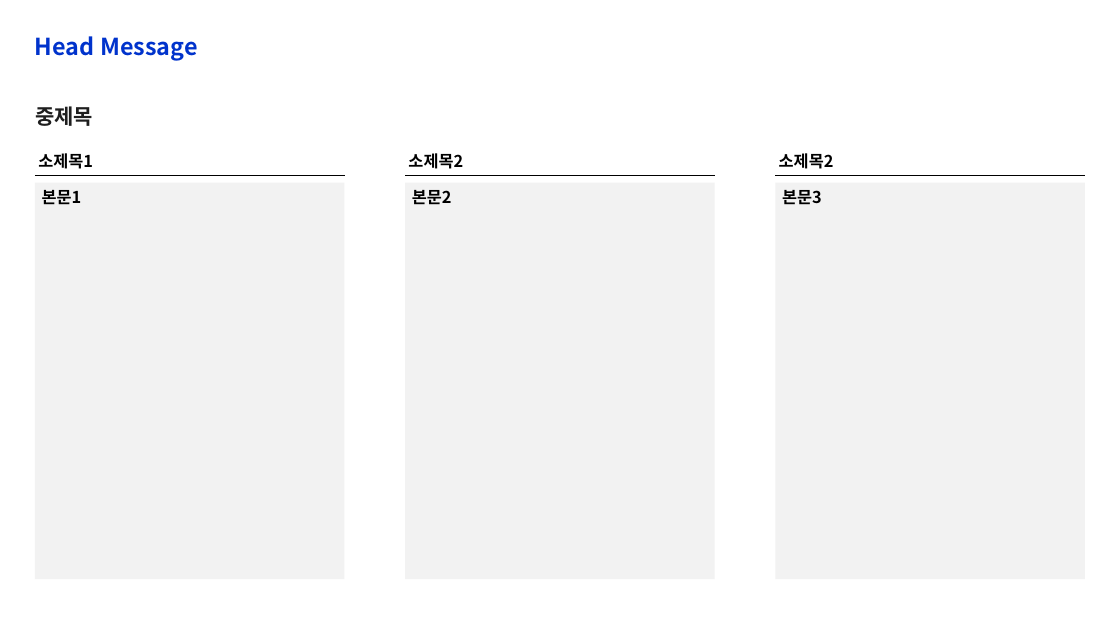
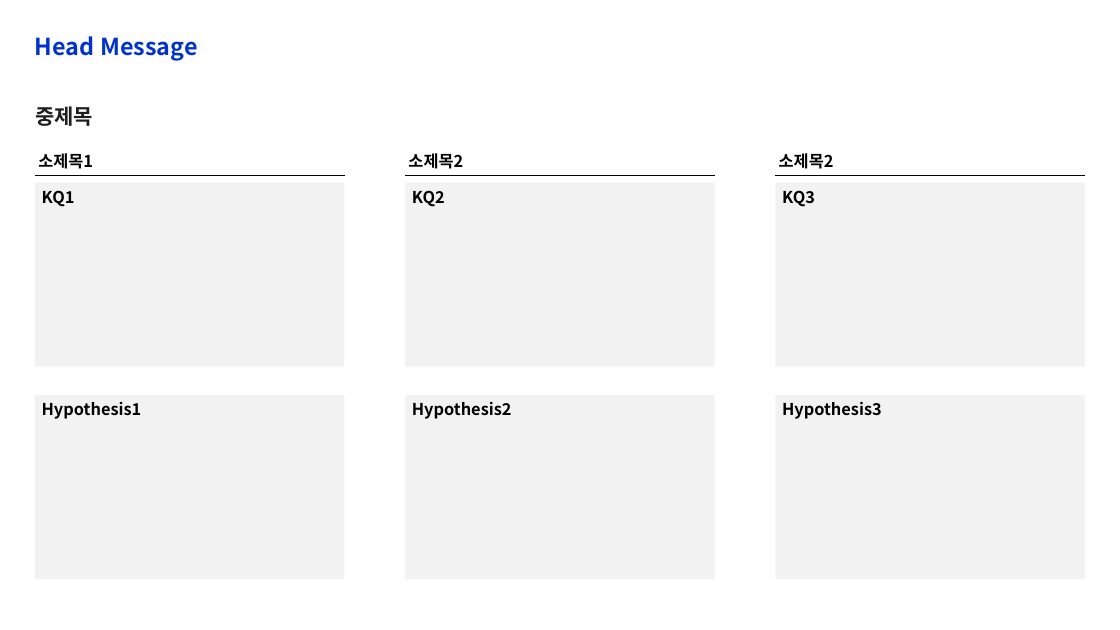
Before and after one commit to jbe5106/Mock-deck-Generator, a slide deck: slide 3 of template/template.pptx. Drawn at 1120x630 pixels with LibreOffice and Linux fonts; fonts in the diff are those of the drawing. Boxes give left, top, right and bottom in pixels: in the first picture for what was removed or moved away, otherwise in the second. Text is boxed around its words. In the diff, an @@ line names an element or a change of style, - is before the commit and + after.

```diff
--- a/template/template.pptx
+++ b/template/template.pptx
@@ rectangle removed at (x1=35, y1=183, x2=345, y2=580) @@
-본문1
@@ rectangle added at (x1=35, y1=183, x2=345, y2=367), fill #F2F2F2, 14 pt, text #000000, bold @@
+KQ1
@@ rectangle removed at (x1=405, y1=183, x2=715, y2=580) @@
-본문2
@@ rectangle added at (x1=405, y1=183, x2=715, y2=367), fill #F2F2F2, 14 pt, text #000000, bold @@
+KQ2
@@ rectangle removed at (x1=776, y1=183, x2=1086, y2=580) @@
-본문3
@@ rectangle added at (x1=776, y1=183, x2=1086, y2=367), fill #F2F2F2, 14 pt, text #000000, bold @@
+KQ3
@@ rectangle added at (x1=35, y1=396, x2=345, y2=580), fill #F2F2F2, 14 pt, text #000000, bold @@
+Hypothesis1
@@ rectangle added at (x1=405, y1=396, x2=715, y2=580), fill #F2F2F2, 14 pt, text #000000, bold @@
+Hypothesis2
@@ rectangle added at (x1=776, y1=396, x2=1086, y2=580), fill #F2F2F2, 14 pt, text #000000, bold @@
+Hypothesis3
```
Also in this commit, not shown: 2 other slides changed, 8 other files.
